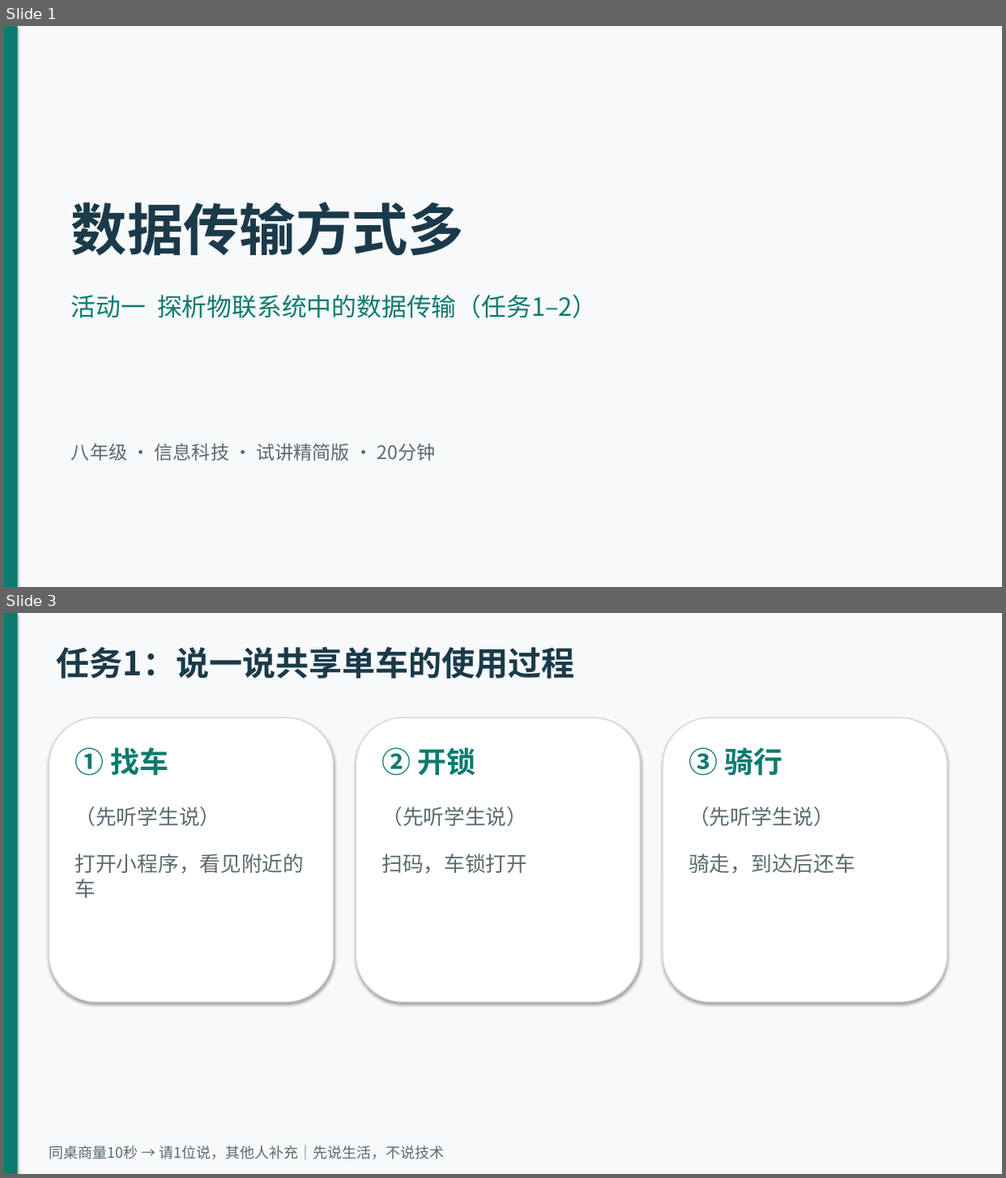
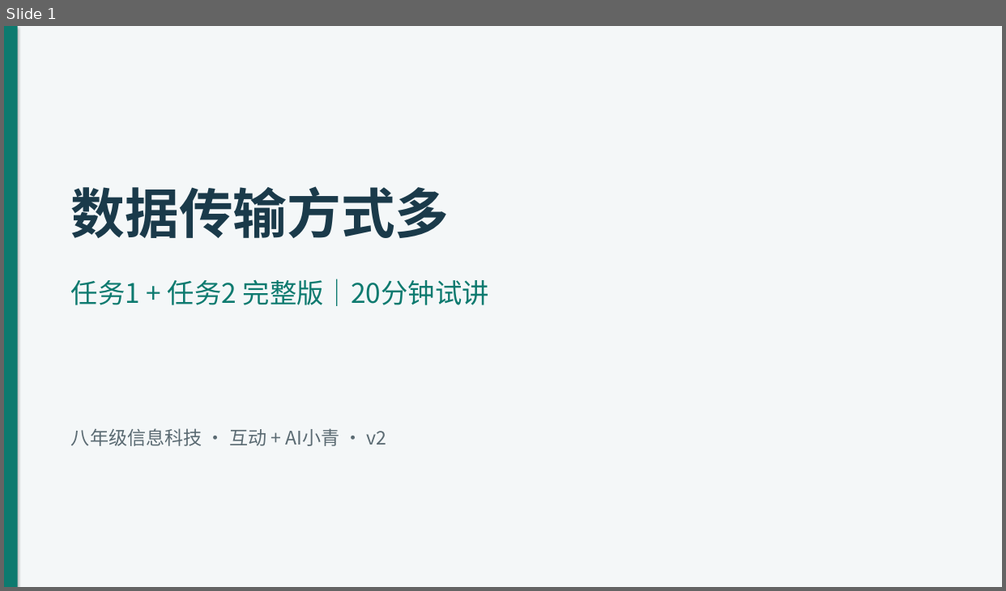
Before and after one commit to Estherqian24/EstherBlog, a slide deck: 第6课-试讲精简版-任务一二-20分钟.pptx. Shown one above the other, each under a label of ours: slides 1 and 3 before the commit, slide 1 after it; the slides between them are not shown. The pictures are 1006x1178 and 1006x591 pixels, drawn with LibreOffice and Linux fonts; fonts in the diff are those of the drawing. Boxes give left, top, right and bottom in pixels: in the first picture for what was removed or moved away, otherwise in the second. Text is boxed around its words. In the diff, an @@ line names an element or a change of style, - is before the commit and + after.

```diff
--- a/第6课-试讲精简版-任务一二-20分钟.pptx
+++ b/第6课-试讲精简版-任务一二-20分钟.pptx
@@ slide 3 removed at (4, 613, 1002, 1174), background #FFFFFF @@
@@ rectangle removed at (4, 613, 1002, 1174) @@
@@ rectangle removed at (4, 613, 18, 1174) @@
@@ text removed at (56, 647, 575, 679) @@
-任务1：说一说共享单车的使用过程
@@ rounded rectangle removed at (49, 717, 334, 1003) @@
@@ rounded rectangle removed at (356, 717, 641, 1003) @@
@@ rounded rectangle removed at (663, 717, 948, 1003) @@
@@ text removed at (75, 747, 169, 776) @@
-① 找车
@@ text removed at (381, 747, 475, 776) @@
-② 开锁
@@ text removed at (688, 747, 782, 776) @@
-③ 骑行
@@ text removed at (75, 807, 305, 898) @@
-（先听学生说）
-打开小程序，看见附近的车
@@ text removed at (381, 807, 527, 874) @@
-（先听学生说）
-扫码，车锁打开
@@ text removed at (688, 807, 855, 874) @@
-（先听学生说）
-骑走，到达后还车
@@ text removed at (49, 1145, 444, 1160) @@
-同桌商量10秒 → 请1位说，其他人补充｜先说生活，不说技术
@@ slide 1 changed as well @@
@@ rectangle at (4, 26, 1002, 587): fill #F7F9FB to #F4F7F8 @@
@@ text "数据传输方式多": place and size @@
-text "数据传输方式多" at (71, 202, 464, 256)
+text "数据传输方式多" at (71, 186, 450, 238)
@@ text "数据传输方式多" at (71, 186, 450, 238): size 54 to 52 pt @@
@@ text at (71, 279, 489, 306): text changed; size 24 to 26 pt @@
-活动一 探析物联系统中的数据传输（任务1–2）
+任务1 + 任务2 完整版｜20分钟试讲
@@ text at (71, 429, 387, 446): text changed @@
-八年级 · 信息科技 · 试讲精简版 · 20分钟
+八年级信息科技 · 互动 + AI小青 · v2
```
Also in this commit, not shown: 1 other slide changed, 9 slides added, 7 other slides removed, 2 other files.
